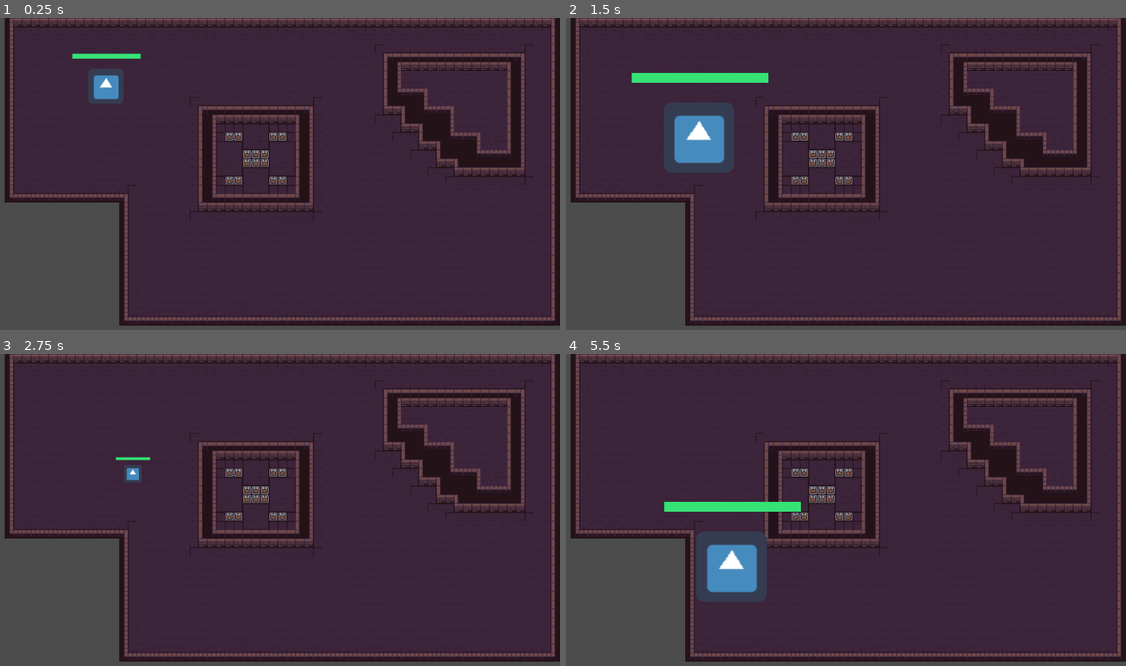
Above: before the commit, frames 1-4 (two rows, left to right).
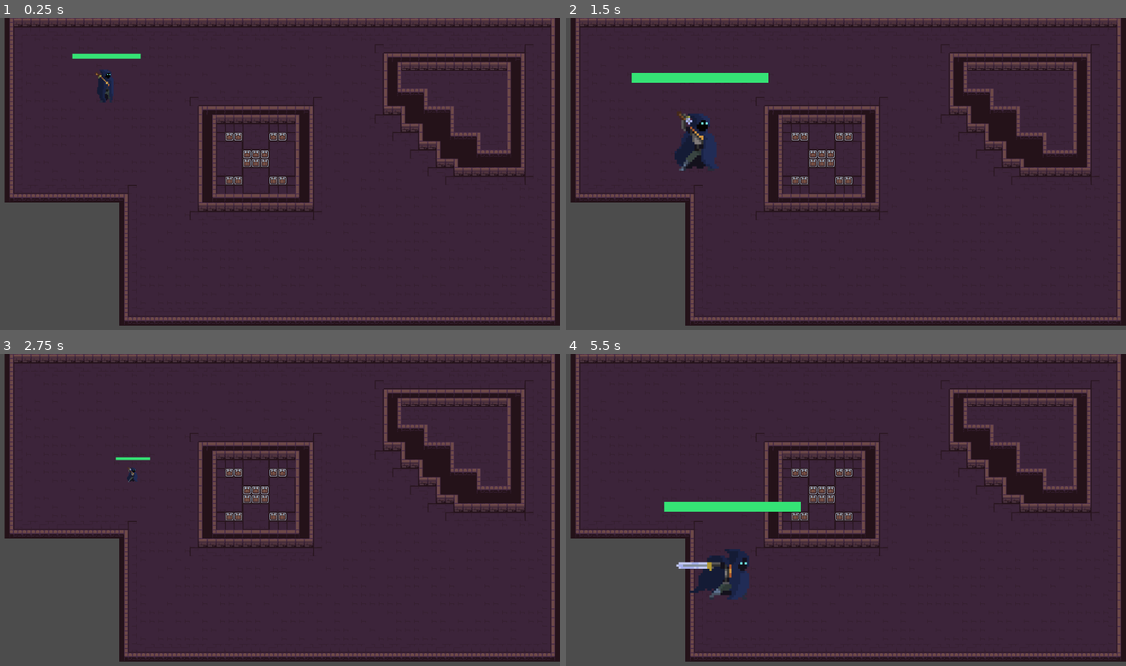
Above: after the commit, the same moments.

Repository: ardilom/CC5408
Game: Godot game, scene res://Scene/Mapa_demo.tscn
Two runs of this game, one before a commit and one after it. Both use one fixed random seed, a clock stepped at 60 frames per second and the inputs below. The engine's default icon, where the game draws it, is replaced by a stand-in: a white triangle on a blue panel in a dark square.
Inputs (mouse positions are in pixels of both pictures, inside the frame that each line leads up to):
- Up to frame 1 (0.25 s): no input
- Up to frame 2 (1.5 s): tap Enter at 0.5 s; move the mouse to (969, 167) at 0.52 s; hold A (bigger) 0.53-1.28 s; move the mouse to (728, 198) at 1.27 s; click (728, 198) at 1.35 s
- Up to frame 3 (2.75 s): move the mouse to (336, 447) at 2.02 s; hold S (smaller) from 2.03 s (still down)
- Up to frame 4 (5.5 s): tap Space at 2.75, 5 s; move the mouse to (818, 584) at 2.77 s; release S (smaller) at 2.78 s; tap A (bigger) at 2.85 s; tap Enter at 3.5 s; move the mouse to (1014, 569) at 3.52 s; click (1014, 569) at 3.6 s; move the mouse to (672, 469) at 4.27 s; tap S (smaller) at 4.35 s; move the mouse to (874, 519) at 5.02 s; hold A (bigger) from 5.03 s (still down)

The runs differ from the first frame. In frame 1, 0.4% of the frame differs, in the area x 15-23%, y 16-28%; in frame 2, 1.6%; in frame 3, 0.1%; in frame 4, 1.8%, in the area x 19-36%, y 56-80%.

Commit message:
Animacion Hero

Diff:
--- /dev/null
+++ b/Animaciones_Rai/Dash.tres
@@ -0,0 +1,15 @@
+[gd_resource type="Animation" format=2]
+
+[resource]
+resource_name = "Dash"
+length = 1.2
+tracks/0/type = "bezier"
+tracks/0/path = NodePath("Sprite2:frame")
+tracks/0/interp = 1
+tracks/0/loop_wrap = true
+tracks/0/imported = false
+tracks/0/enabled = true
+tracks/0/keys = {
+"points": PoolRealArray( 41, -0.25, 0, 0.25, 0, 43, -0.25, 0, 0.25, 0, 45, -0.25, 0, 0.25, 0, 47, -0.25, 0, 0.25, 0, 49, -0.25, 0, 0.25, 0, 51, -0.25, 0, 0.25, 0, 53, -0.25, 0, 0.25, 0, 55, -0.25, 0, 0.25, 0, 57, -0.25, 0, 0.25, 0, 59, -0.25, 0, 0.25, 0 ),
+"times": PoolRealArray( 0.2, 0.3, 0.4, 0.5, 0.6, 0.7, 0.8, 0.9, 1, 1.1 )
+}
--- /dev/null
+++ b/Animaciones_Rai/Hold.tres
@@ -0,0 +1,16 @@
+[gd_resource type="Animation" format=2]
+
+[resource]
+resource_name = "Hold"
+length = 0.35
+loop = true
+tracks/0/type = "bezier"
+tracks/0/path = NodePath("Sprite2:frame")
+tracks/0/interp = 1
+tracks/0/loop_wrap = true
+tracks/0/imported = false
+tracks/0/enabled = true
+tracks/0/keys = {
+"points": PoolRealArray( 0, -0.25, 0, 0.25, 0, 1, -0.25, 0, 0.25, 0, 2, -0.25, 0, 0.25, 0, 3, -0.25, 0, 0.25, 0 ),
+"times": PoolRealArray( 0, 0.1, 0.2, 0.3 )
+}
--- a/Scene/Character.tscn
+++ b/Scene/Character.tscn
@@ -1,7 +1,9 @@
-[gd_scene load_steps=7 format=2]
+[gd_scene load_steps=9 format=2]
 
-[ext_resource path="res://icon.png" type="Texture" id=1]
+[ext_resource path="res://Animaciones_Rai/Hold.tres" type="Animation" id=1]
 [ext_resource path="res://Scritps/KinematicBody2D.gd" type="Script" id=2]
+[ext_resource path="res://Animaciones_Rai/Dash.tres" type="Animation" id=3]
+[ext_resource path="res://Character_asset/Fullmain.png" type="Texture" id=4]
 
 [sub_resource type="StyleBoxFlat" id=1]
 bg_color = Color( 0.211765, 0.894118, 0.462745, 1 )
@@ -38,9 +40,6 @@
 "_edit_use_anchors_": false
 }
 
-[node name="Sprite" type="Sprite" parent="."]
-texture = ExtResource( 1 )
-
 [node name="CollisionShape2D" type="CollisionShape2D" parent="."]
 shape = SubResource( 3 )
 
@@ -49,4 +48,16 @@
 [node name="CollisionShape2D" type="CollisionShape2D" parent="AttackArea"]
 scale = Vector2( 8, 8 )
 shape = SubResource( 4 )
+
+[node name="Sprite2" type="Sprite" parent="."]
+position = Vector2( 0, -3 )
+scale = Vector2( 2, 2 )
+texture = ExtResource( 4 )
+vframes = 12
+hframes = 10
+frame = 45
+
+[node name="AnimationPlayer" type="AnimationPlayer" parent="."]
+anims/Dash = ExtResource( 3 )
+anims/Hold = ExtResource( 1 )
 [connection signal="body_entered" from="AttackArea" to="." method="_on_AttackArea_body_entered"]
--- a/Scritps/KinematicBody2D.gd
+++ b/Scritps/KinematicBody2D.gd
@@ -21,6 +21,7 @@
 	target = get_global_mouse_position()
 	in_target = false
 	attack_area.disabled = false
+
 
 func end_dash():
 	in_target = true
@@ -71,6 +72,11 @@
 	if Input.is_action_just_pressed("dash"):
 		start_dash()
 
+	if linear_vel.length_squared() > 1000:
+		$AnimationPlayer.play("Dash")
+	else:
+		$AnimationPlayer.play("Hold")
+
 
 	if not in_target:
 		var diff = target - position
@@ -91,6 +97,7 @@
 
 		linear_vel = move_and_slide(linear_vel)
 
+
 		if get_slide_count() > 0:
 			target = position
 
Binary file added: Character_asset/Fullmain.png
Not shown, added: Character_asset/Fullmain.png.import
Binary file added: Character_asset/main.png
Not shown, added: Character_asset/main.png.import
Binary file added: Character_asset/main2.1.png
Not shown, added: Character_asset/main2.1.png.import
